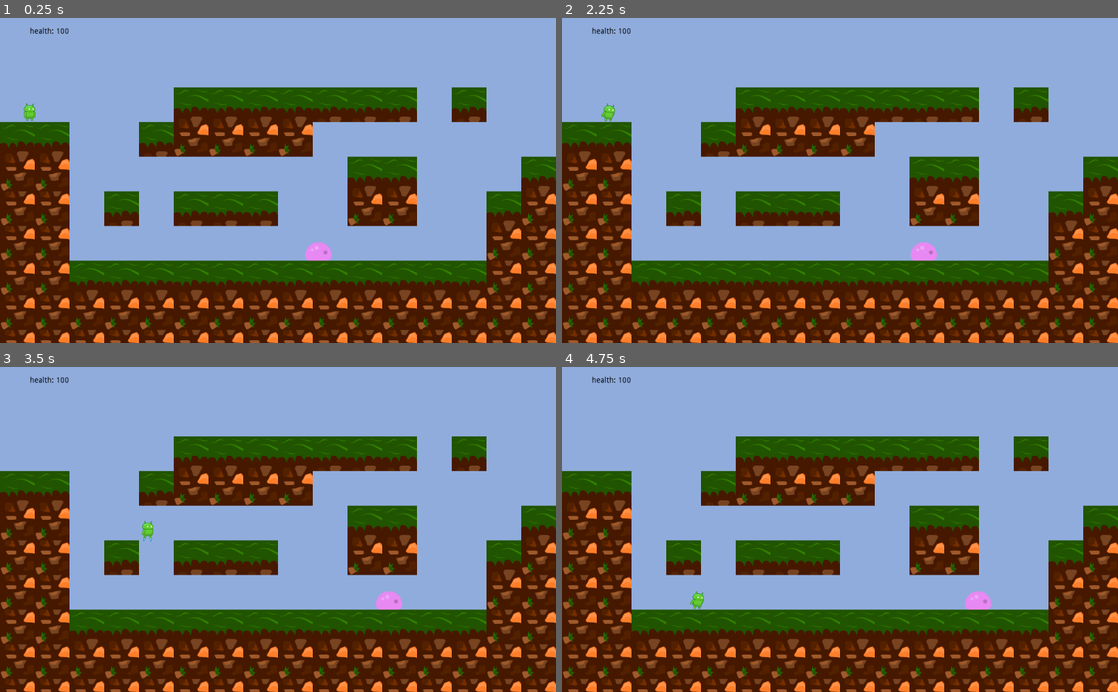
Above: before the commit, frames 1-4 (two rows, left to right).
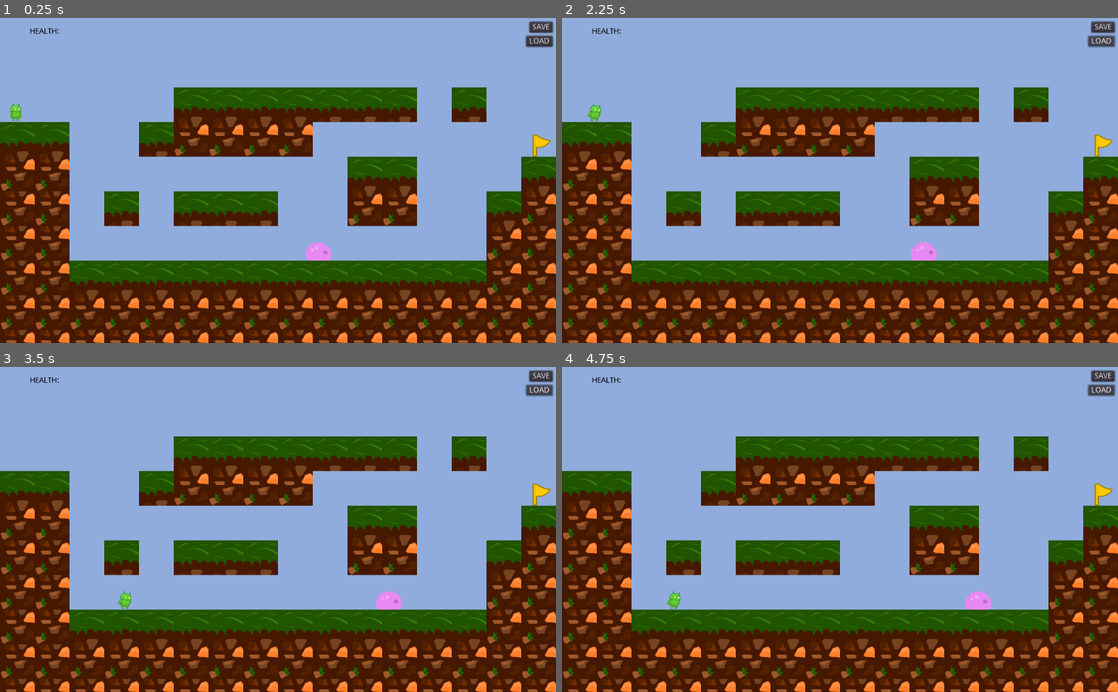
Above: after the commit, the same moments.

Repository: lelderki/07-2D-Platformer
Game: Godot game, scene res://Scenes/World.tscn
Same seed, same stepped clock (60 frames per second), same inputs: the game is played once before the commit and once after it.
Inputs (mouse positions are in pixels of both pictures, inside the frame that each line leads up to):
- Up to frame 1 (0.25 s): no input
- Up to frame 2 (2.25 s): click (1101, 27) at 0.5 s, where only the run after the commit has a clickable "SAVE"; click (1101, 40) at 1.25 s, where only the run after the commit has a clickable "LOAD"; hold Right (move_right) from 2.03 s (still down)
- Up to frame 3 (3.5 s): keep holding Right (move_right)
- Up to frame 4 (4.75 s): release Right (move_right) at 3.53 s; hold Left (move_left) 3.53-4.28 s; hold Right (move_right) from 4.28 s (still down)

The runs differ from the first frame. In frame 1, 0.8% of the frame differs, in the area x 1-100%, y 0-43%; in frame 2, 0.8%; in frame 3, 0.8%, in the area x 5-100%, y 0-75%; in frame 4, 0.8%.

Commit message:
changes

Diff:
--- /dev/null
+++ b/Scenes/Enemies.tscn
@@ -0,0 +1,47 @@
+[gd_scene load_steps=7 format=2]
+
+[ext_resource path="res://Assets/slime_walk.png" type="Texture" id=1]
+[ext_resource path="res://Assets/slime.png" type="Texture" id=2]
+[ext_resource path="res://Assets/slime_squashed.png" type="Texture" id=3]
+[ext_resource path="res://Scenes/Ememy_0.gd" type="Script" id=4]
+
+[sub_resource type="RectangleShape2D" id=1]
+extents = Vector2( 24.7185, 16.7965 )
+
+[sub_resource type="SpriteFrames" id=2]
+animations = [ {
+"frames": [ ExtResource( 2 ) ],
+"loop": true,
+"name": "idle",
+"speed": 5.0
+}, {
+"frames": [ ExtResource( 2 ), ExtResource( 1 ), ExtResource( 3 ) ],
+"loop": true,
+"name": "run",
+"speed": 5.0
+} ]
+
+[node name="Enemies" type="Node2D" groups=[
+"Persist",
+]]
+
+[node name="Ememy_0" type="KinematicBody2D" parent="." groups=[
+"Persist",
+]]
+position = Vector2( 576.512, 429.119 )
+script = ExtResource( 4 )
+__meta__ = {
+"_edit_group_": true
+}
+
+[node name="CollisionShape2D" type="CollisionShape2D" parent="Ememy_0" groups=[
+"Persist",
+]]
+shape = SubResource( 1 )
+
+[node name="AnimatedSprite" type="AnimatedSprite" parent="Ememy_0" groups=[
+"Persist",
+]]
+scale = Vector2( -1, 1 )
+frames = SubResource( 2 )
+animation = "idle"
--- a/Scenes/GameOver.tscn
+++ b/Scenes/GameOver.tscn
@@ -3,11 +3,13 @@
 [node name="Node2D" type="Node2D"]
 
 [node name="Label" type="Label" parent="."]
-margin_left = 168.189
-margin_top = 12.5581
-margin_right = 244.189
-margin_bottom = 26.5581
-text = "GAME OVER"
+margin_left = 346.38
+margin_top = 204.766
+margin_right = 640.38
+margin_bottom = 361.766
+custom_colors/font_color = Color( 0, 0, 0, 1 )
+text = "Game Over :("
+align = 1
 __meta__ = {
 "_edit_use_anchors_": false
 }
--- a/Scenes/HUD.gd
+++ b/Scenes/HUD.gd
@@ -5,5 +5,5 @@
 
 
 func _on_Player_health_changed():
-	var h = get_node("/root/World/Player").health
-	$Health.text = "health: " + str(h)
+	var h = get_node("/root/Game/Player").health
+	$Health.text = "Health: " + str(h)
--- /dev/null
+++ b/Scenes/HUD.tscn
@@ -0,0 +1,21 @@
+[gd_scene load_steps=2 format=2]
+
+[ext_resource path="res://Scenes/HUD.gd" type="Script" id=1]
+
+[node name="HUD" type="Node2D" groups=[
+"Persist",
+]]
+script = ExtResource( 1 )
+
+[node name="Health" type="Label" parent="." groups=[
+"Persist",
+]]
+margin_left = 54.6576
+margin_top = 18.0822
+margin_right = 94.6577
+margin_bottom = 32.0822
+custom_colors/font_color = Color( 0, 0, 0, 1 )
+text = "HEALTH: "
+__meta__ = {
+"_edit_use_anchors_": false
+}
--- /dev/null
+++ b/Scenes/SaveSystem.tscn
@@ -0,0 +1,6 @@
+[gd_scene load_steps=2 format=2]
+
+[ext_resource path="res://Scripts/SaveSystem.gd" type="Script" id=1]
+
+[node name="SaveSystem" type="Node2D"]
+script = ExtResource( 1 )
--- /dev/null
+++ b/Scenes/Win.tscn
@@ -0,0 +1,14 @@
+[gd_scene format=2]
+
+[node name="Win" type="Node2D"]
+
+[node name="Label" type="Label" parent="."]
+margin_left = 417.947
+margin_top = 57.0531
+margin_right = 596.947
+margin_bottom = 71.0531
+text = "You won! Thanks for playing!"
+align = 1
+__meta__ = {
+"_edit_use_anchors_": false
+}
--- a/Scenes/World.tscn
+++ b/Scenes/World.tscn
@@ -1,68 +1,52 @@
-[gd_scene load_steps=10 format=2]
+[gd_scene load_steps=6 format=2]
 
 [ext_resource path="res://Tile Maps/tiles.tres" type="TileSet" id=1]
 [ext_resource path="res://Scenes/Player.tscn" type="PackedScene" id=2]
-[ext_resource path="res://Assets/slime_squashed.png" type="Texture" id=3]
-[ext_resource path="res://Scenes/Ememy_0.gd" type="Script" id=4]
-[ext_resource path="res://Assets/slime_walk.png" type="Texture" id=5]
-[ext_resource path="res://Assets/slime.png" type="Texture" id=6]
-[ext_resource path="res://Scenes/HUD.gd" type="Script" id=7]
+[ext_resource path="res://Scenes/Enemies.tscn" type="PackedScene" id=3]
+[ext_resource path="res://Scenes/WorldComplete.tscn" type="PackedScene" id=4]
+[ext_resource path="res://Scenes/HUD.tscn" type="PackedScene" id=5]
 
-[sub_resource type="RectangleShape2D" id=1]
-extents = Vector2( 24.7185, 16.7965 )
+[node name="World" type="Node2D" groups=[
+"Persist",
+]]
 
-[sub_resource type="SpriteFrames" id=2]
-animations = [ {
-"frames": [ ExtResource( 6 ) ],
-"loop": true,
-"name": "idle",
-"speed": 5.0
-}, {
-"frames": [ ExtResource( 6 ), ExtResource( 5 ), ExtResource( 3 ) ],
-"loop": true,
-"name": "run",
-"speed": 5.0
-} ]
-
-[node name="World" type="Node2D"]
-
-[node name="Walls" type="TileMap" parent="."]
+[node name="Walls" type="TileMap" parent="." groups=[
+"Persist",
+]]
 tile_set = ExtResource( 1 )
 collision_bounce = 1.0
 format = 1
 tile_data = PoolIntArray( 131077, 0, 0, 131078, 0, 0, 131079, 0, 0, 131080, 0, 0, 131081, 0, 0, 131082, 0, 0, 131083, 0 …(1055 unchanged characters)…
 
-[node name="Player" parent="." instance=ExtResource( 2 )]
-position = Vector2( 54.7274, 165.967 )
+[node name="Player" parent="." groups=[
+"Persist",
+] instance=ExtResource( 2 )]
+position = Vector2( 29.1883, 166.482 )
 
-[node name="Enemies" type="Node2D" parent="."]
+[node name="Enemies" parent="." instance=ExtResource( 3 )]
 
-[node name="Ememy_0" type="KinematicBody2D" parent="Enemies"]
-position = Vector2( 576.512, 429.119 )
-script = ExtResource( 4 )
-__meta__ = {
-"_edit_group_": true
-}
+[node name="HUD" parent="." instance=ExtResource( 5 )]
 
-[node name="CollisionShape2D" type="CollisionShape2D" parent="Enemies/Ememy_0"]
-shape = SubResource( 1 )
+[node name="WorldComplete" parent="." instance=ExtResource( 4 )]
 
-[node name="AnimatedSprite" type="AnimatedSprite" parent="Enemies/Ememy_0"]
-scale = Vector2( -1, 1 )
-frames = SubResource( 2 )
-animation = "idle"
+[node name="Buttons" type="Node" parent="."]
 
-[node name="HUD" type="Node2D" parent="."]
-script = ExtResource( 7 )
-
-[node name="Health" type="Label" parent="HUD"]
-margin_left = 54.6576
-margin_top = 18.0822
-margin_right = 94.6577
-margin_bottom = 32.0822
-custom_colors/font_color = Color( 0, 0, 0, 1 )
-text = "HEALTH: "
+[node name="Save" type="Button" parent="Buttons"]
+margin_left = 974.524
+margin_top = 7.06661
+margin_right = 1017.52
+margin_bottom = 27.0666
+text = "SAVE"
 __meta__ = {
 "_edit_use_anchors_": false
 }
-[connection signal="health_changed" from="Player" to="HUD" method="_on_Player_health_changed"]
+
+[node name="Load" type="Button" parent="Buttons"]
+margin_left = 969.162
+margin_top = 33.4635
+margin_right = 1018.16
+margin_bottom = 53.4635
+text = "LOAD"
+__meta__ = {
+"_edit_use_anchors_": false
+}
--- /dev/null
+++ b/Scenes/World2.tscn
@@ -0,0 +1,47 @@
+[gd_scene load_steps=8 format=2]
+
+[ext_resource path="res://Tile Maps/tiles.tres" type="TileSet" id=1]
+[ext_resource path="res://Scenes/Player.tscn" type="PackedScene" id=2]
+[ext_resource path="res://Scenes/Enemies.tscn" type="PackedScene" id=3]
+[ext_resource path="res://Scenes/WorldComplete2.gd" type="Script" id=4]
+[ext_resource path="res://Scenes/HUD.tscn" type="PackedScene" id=5]
+[ext_resource path="res://Assets/pieceYellow_border17.png" type="Texture" id=6]
+
+[sub_resource type="RectangleShape2D" id=1]
+extents = Vector2( 16.0309, 19.6956 )
+
+[node name="World2" type="Node2D"]
+
+[node name="TileMap" type="TileMap" parent="."]
+tile_set = ExtResource( 1 )
+format = 1
+tile_data = PoolIntArray( 131072, 0, 0, 131081, 0, 0, 131082, 0, 0, 196608, 1, 0, 196610, 0, 0, 196611, 0, 0, 196612, 0, 0, 196617, 1, 0, 196618, 1, 0, 262146, 1, 0, 262147, 1, 0, 262148, 1, 0, 262151, 0, 0, 262152, 0, 0, 262153, 1, 0, 262154, 1, 0, 262159, 0, 0, 327682, 1, 0, 327683, 1, 0, 327684, 1, 0, 327685, 0, 0, 327686, 0, 0, 327687, 1, 0, 327688, 1, 0, 327694, 0, 0, 327695, 1, 0, 393218, 1, 0, 393219, 1, 0, 393220, 1, 0, 393221, 1, 0, 393222, 1, 0, 393223, 1, 0, 393224, 1, 0, 393231, 1, 0, 458752, 0, 0, 458763, 0, 0, 458764, 0, 0, 458765, 0, 0, 458767, 1, 0, 524288, 1, 0, 524299, 1, 0, 524300, 1, 0, 524301, 1, 0, 524303, 1, 0, 589824, 1, 0, 589825, 1, 0, 589826, 1, 0, 589827, 1, 0, 589828, 1, 0, 589829, 1, 0, 589830, 1, 0, 589831, 1, 0, 589832, 1, 0, 589833, 1, 0, 589834, 1, 0, 589835, 1, 0, 589836, 1, 0, 589837, 1, 0, 589838, 1, 0, 589839, 1, 0 )
+
+[node name="Player" parent="." instance=ExtResource( 2 )]
+position = Vector2( 28.2757, 102.821 )
+
+[node name="Enemies" parent="." instance=ExtResource( 3 )]
+position = Vector2( -478.117, 127.669 )
+
+[node name="Enemies2" parent="." instance=ExtResource( 3 )]
+position = Vector2( -225.349, -126.812 )
+
+[node name="Enemies3" parent="." instance=ExtResource( 3 )]
+position = Vector2( -275.046, 129.383 )
+
+[node name="Enemies4" parent="." instance=ExtResource( 3 )]
+position = Vector2( 352.161, 130.24 )
+
+[node name="HUD" parent="." instance=ExtResource( 5 )]
+
+[node name="WorldComplete" type="Area2D" parent="."]
+position = Vector2( 993.683, 232.35 )
+script = ExtResource( 4 )
+
+[node name="CollisionShape2D" type="CollisionShape2D" parent="WorldComplete"]
+position = Vector2( 1.2406, 3.14758 )
+shape = SubResource( 1 )
+
+[node name="flag" type="Sprite" parent="WorldComplete"]
+position = Vector2( 1.03162, 1.89374 )
+texture = ExtResource( 6 )
--- /dev/null
+++ b/Scenes/WorldComplete.gd
@@ -0,0 +1,7 @@
+extends Area2D
+
+func _physics_process(delta):
+	var bodies = get_overlapping_bodies()
+	for body in bodies:
+		if body.name == "Player":
+			get_tree().change_scene("res://Scenes/World2.tscn")
--- /dev/null
+++ b/Scenes/WorldComplete.tscn
@@ -0,0 +1,19 @@
+[gd_scene load_steps=4 format=2]
+
+[ext_resource path="res://Scenes/WorldComplete.gd" type="Script" id=1]
+[ext_resource path="res://Assets/pieceYellow_border17.png" type="Texture" id=2]
+
+[sub_resource type="RectangleShape2D" id=3]
+extents = Vector2( 16.7885, 22.0773 )
+
+[node name="WorldComplete" type="Area2D"]
+position = Vector2( 993.794, 227.824 )
+script = ExtResource( 1 )
+
+[node name="flag" type="Sprite" parent="."]
+position = Vector2( 2.69061, 6.22246 )
+texture = ExtResource( 2 )
+
+[node name="CollisionShape2D" type="CollisionShape2D" parent="."]
+position = Vector2( 3.28754, 6.34021 )
+shape = SubResource( 3 )
--- /dev/null
+++ b/Scenes/WorldComplete2.gd
@@ -0,0 +1,7 @@
+extends Area2D
+
+func _physics_process(delta):
+	var bodies = get_overlapping_bodies()
+	for body in bodies:
+		if body.name == "Player":
+			get_tree().change_scene("res://Scenes/Win.tscn")
--- /dev/null
+++ b/Scripts/SaveSystem.gd
@@ -0,0 +1,16 @@
+extends Node2D
+
+var DisplayValue = 0
+
+var save_path = "res://save-file.cfg"
+var config = ConfigFile.new()
+var load_response = config.load(save_path)
+
+func _ready():
+	pass
+
+func SavePressed():
+	get_node("/root/SaveSystem").saveValue("Values", "ValueOne")
+
+func LoadPressed():
+	get_node("/root/SaveSystem").loadValue("Values", "ValueOne")
--- a/project.godot
+++ b/project.godot
@@ -18,6 +18,10 @@
 config/name="Template"
 run/main_scene="res://Scenes/World.tscn"
 config/icon="res://icon.png"
+
+[autoload]
+
+SaveSystem="*res://Scenes/SaveSystem.tscn"
 
 [input]
 
Binary file added: Assets/pieceYellow_border17.png
Not shown, added: Assets/pieceYellow_border17.png.import
